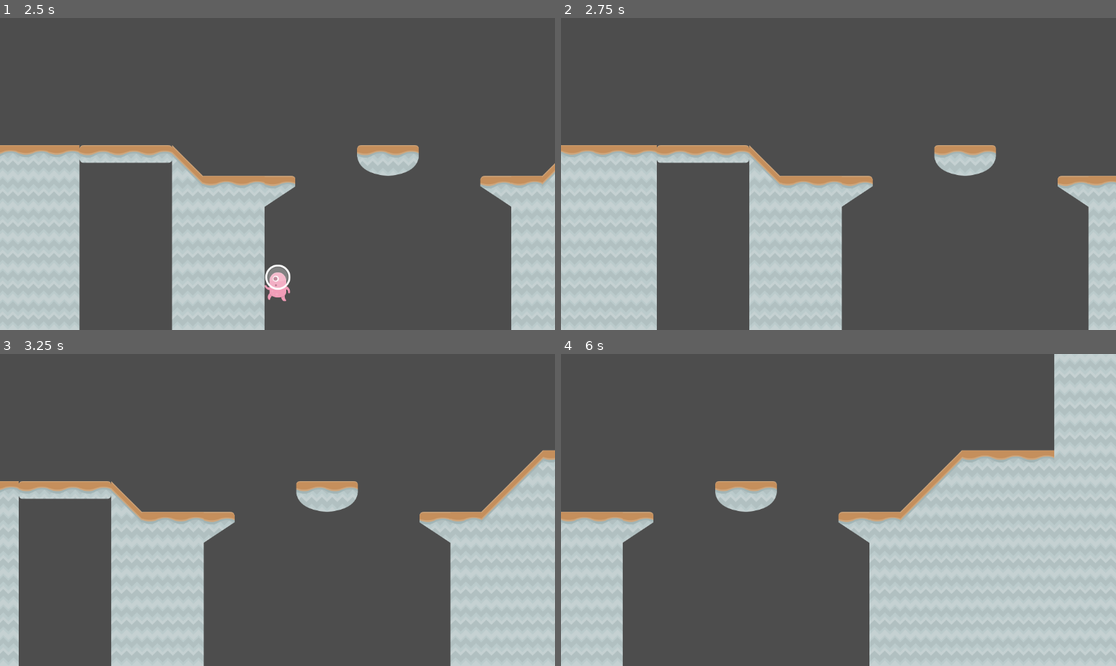
Above: before the commit, frames 1-4 (two rows, left to right).
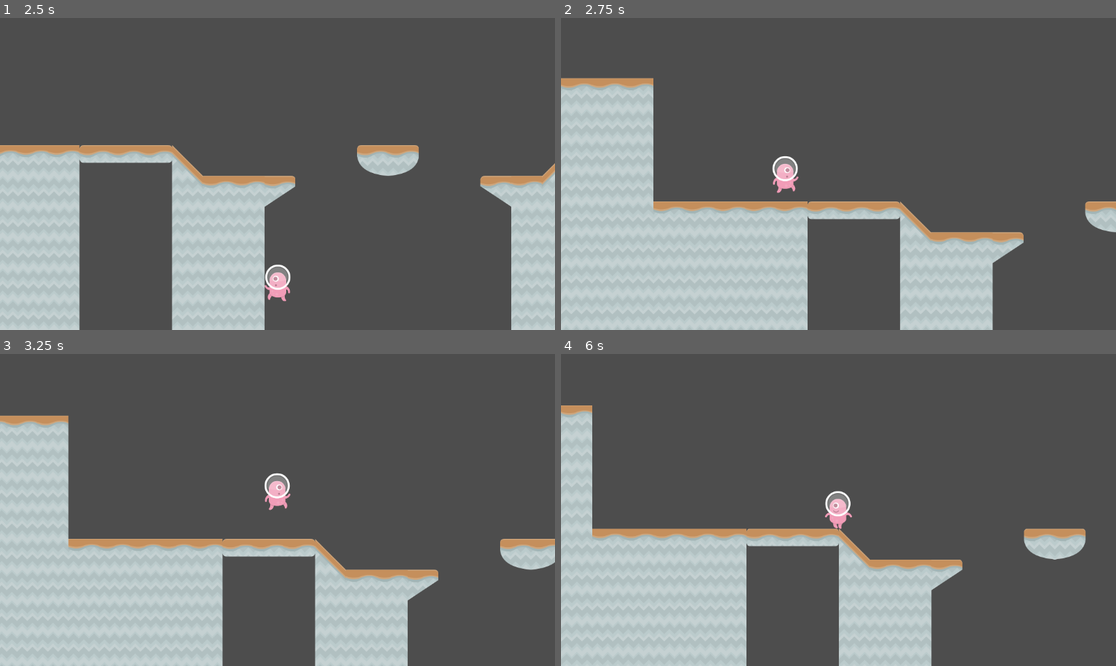
Above: after the commit, the same moments.

Repository: ferupk/CSUI-GD-tutorial-4
Game: Godot game, scene res://scenes/Level1.tscn
Two runs of this game, one before a commit and one after it. Both use one fixed random seed, a clock stepped at 60 frames per second and the inputs below.
Inputs:
- Up to frame 1 (2.5 s): tap Enter at 0.5 s; hold Right (right) 0.53-2.03 s; tap Space (jump) at 0.77, 1.52 s; hold A (left) from 2.03 s (still down)
- Up to frame 2 (2.75 s): keep holding A (left)
- Up to frame 3 (3.25 s): release A (left) at 2.78 s; hold Right (right) from 2.78 s (still down); tap Space (jump) at 3.02 s
- Up to frame 4 (6 s): tap Space (jump) at 3.77, 4.52 s; release Right (right) at 4.28 s; hold A (left) 4.28-5.03 s; hold Right (right) 5.03-5.78 s; hold A (left) from 5.78 s (still down)

Frame 1 is identical in both runs. In frame 2, 27% of the frame differs, in the area x 0-100%, y 19-100%; in frame 3, 34%; in frame 4, 45%, in the area x 0-100%, y 0-100%.

Commit message:
Implemented win and lose conditions

Diff:
--- a/scenes/Level1.tscn
+++ b/scenes/Level1.tscn
@@ -1,7 +1,9 @@
-[gd_scene load_steps=5 format=4 uid="uid://yqmk0vpvnyxr"]
+[gd_scene load_steps=7 format=4 uid="uid://yqmk0vpvnyxr"]
 
 [ext_resource type="PackedScene" uid="uid://bc2fujtl13g10" path="res://scenes/Player.tscn" id="1"]
 [ext_resource type="Texture2D" uid="uid://cluh2ekc38ktx" path="res://assets/kenney_platformerpack/Spritesheets/spritesheet_gr_dirt.png" id="2_la3nk"]
+[ext_resource type="PackedScene" uid="uid://b1mt0bxm8wg2b" path="res://scenes/SceneChanger.tscn" id="3_fttfb"]
+[ext_resource type="Texture2D" uid="uid://chgqimvh7rdh6" path="res://assets/Familiar Looking Rocket.png" id="4_3hmll"]
 
 [sub_resource type="TileSetAtlasSource" id="TileSetAtlasSource_bp4ro"]
 texture = ExtResource("2_la3nk")
@@ -59,3 +61,18 @@
 scale = Vector2(0.5, 0.5)
 tile_map_data = PackedByteArray("AAAFAAUAAAAEAAEAAAAAAAYAAAABAAAAAAAAAAcAAAABAAAAAAABAAYAAAABAAAAAAABAAcAAAABAAAAAAACAA …(2224 unchanged characters)…
 tile_set = SubResource("TileSet_towcv")
+
+[node name="LoseCondition" parent="." instance=ExtResource("3_fttfb")]
+position = Vector2(576, 864)
+scale = Vector2(30, 1)
+
+[node name="WinCondition" parent="." instance=ExtResource("3_fttfb")]
+position = Vector2(1326, 182)
+scale = Vector2(1, 2)
+sceneName = "WinScreen"
+
+[node name="FamiliarLookingRocket" type="Sprite2D" parent="WinCondition"]
+z_index = -1
+position = Vector2(0.00012207, -11)
+scale = Vector2(0.4, 0.2)
+texture = ExtResource("4_3hmll")
--- /dev/null
+++ b/scenes/SceneChanger.gd
@@ -0,0 +1,7 @@
+extends Area2D
+
+@export var sceneName: String = "Level1"
+
+func _on_body_entered(body: Node2D) -> void:
+	if body.get_name() == "Player":
+		get_tree().change_scene_to_file(str("res://scenes/" + sceneName + ".tscn"))
--- /dev/null
+++ b/scenes/SceneChanger.tscn
@@ -0,0 +1,14 @@
+[gd_scene load_steps=3 format=3 uid="uid://b1mt0bxm8wg2b"]
+
+[ext_resource type="Script" path="res://scenes/SceneChanger.gd" id="1_th7i4"]
+
+[sub_resource type="RectangleShape2D" id="RectangleShape2D_ycvu7"]
+size = Vector2(64, 64)
+
+[node name="SceneChanger" type="Area2D"]
+script = ExtResource("1_th7i4")
+
+[node name="CollisionShape2D" type="CollisionShape2D" parent="."]
+shape = SubResource("RectangleShape2D_ycvu7")
+
+[connection signal="body_entered" from="." to="." method="_on_body_entered"]
